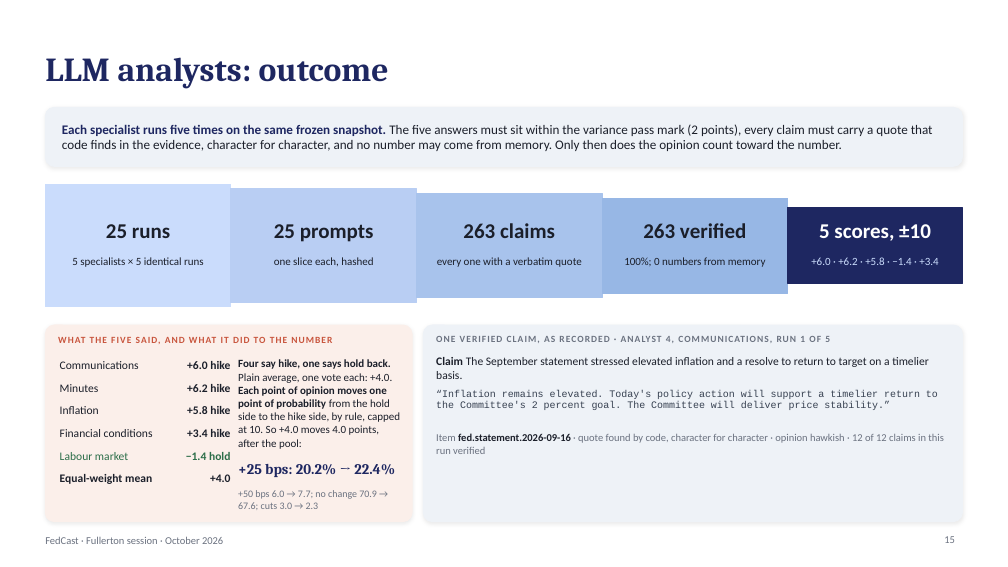
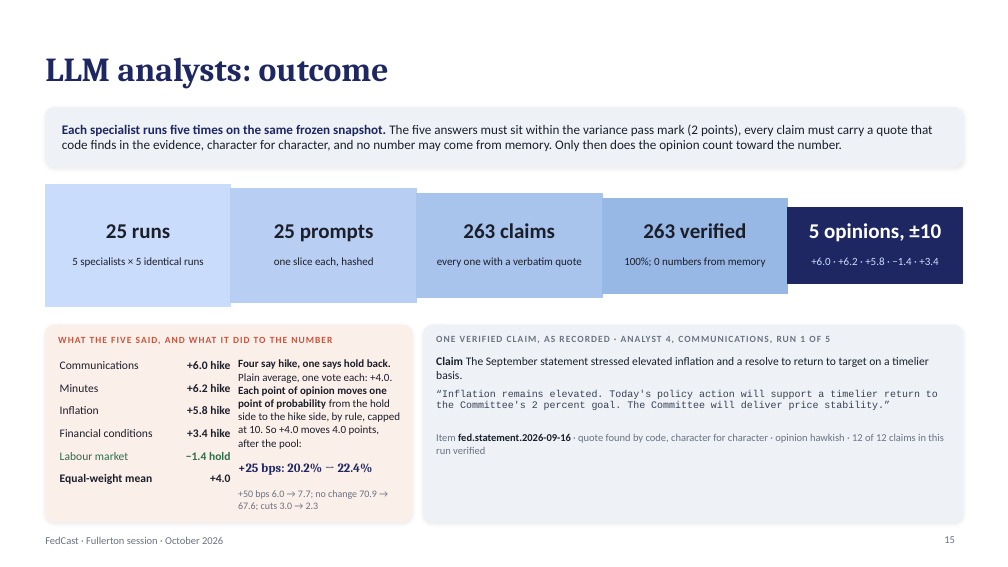
Before and after one commit to kmt112/fed-forecast, a slide deck: slide 15 of docs/FedCast_Fullerton.pptx. Drawn at 1008x567 pixels with LibreOffice and Linux fonts; fonts in the diff are those of the drawing. Boxes give left, top, right and bottom in pixels: in the first picture for what was removed or moved away, otherwise in the second. Text is boxed around its words. In the diff, an @@ line names an element or a change of style, - is before the commit and + after.

```diff
--- a/docs/FedCast_Fullerton.pptx
+++ b/docs/FedCast_Fullerton.pptx
@@ text at bbox=[809, 223, 941, 242]: text changed @@
-5 scores, ±10
+5 opinions, ±10
@@ text "+25 bps: 20.2% → 22.4%" at bbox=[238, 463, 373, 475]: size 14 to 12 pt @@
```
Also in this commit, not shown: 6 other slides changed, 1 other file.
